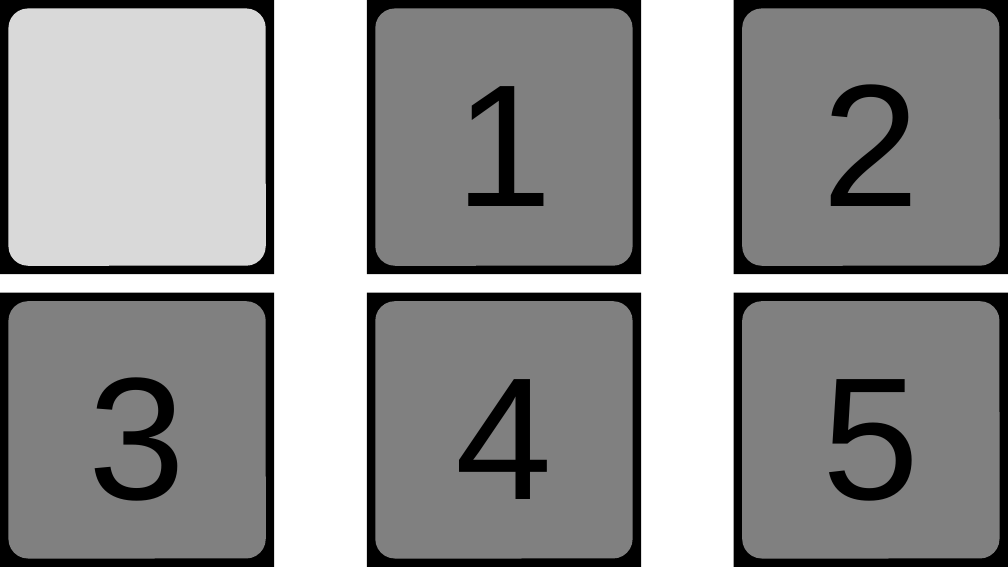
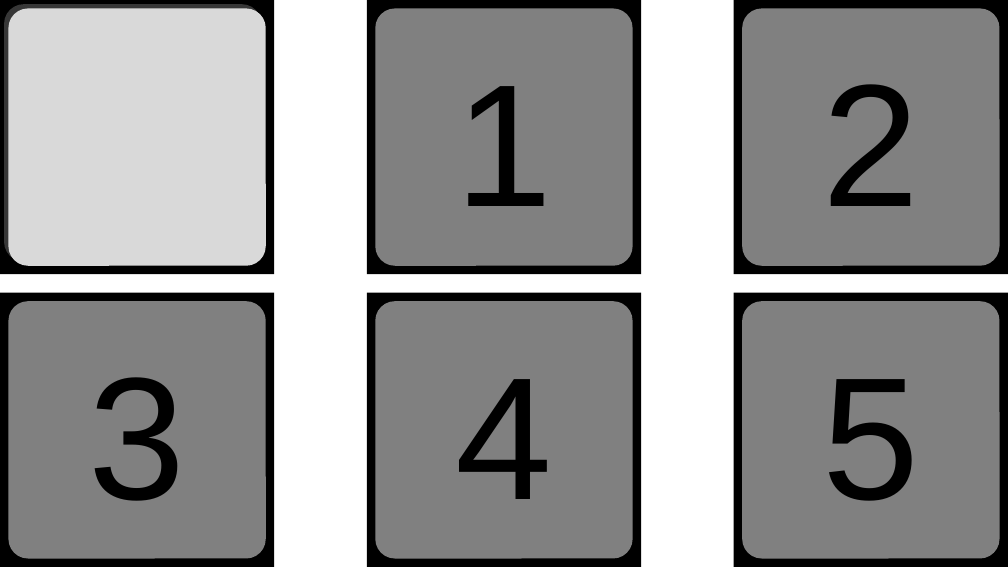
Before and after one commit to hviiet/SFML-Minesweeper, a slide deck: slide 1 of temp.pptm. Drawn at 1008x567 pixels with LibreOffice and Linux fonts; fonts in the diff are those of the drawing. Boxes give left, top, right and bottom in pixels: in the first picture for what was removed or moved away, otherwise in the second. Text is boxed around its words. In the diff, an @@ line names an element or a change of style, - is before the commit and + after.

```diff
--- a/temp.pptm
+++ b/temp.pptm
@@ rounded rectangle added at (4,5,261,262), fill #8A8A8A at 40% opacity @@
```
Also in this commit, not shown: 1 other slide changed, 1 slide added, 38 other files.
